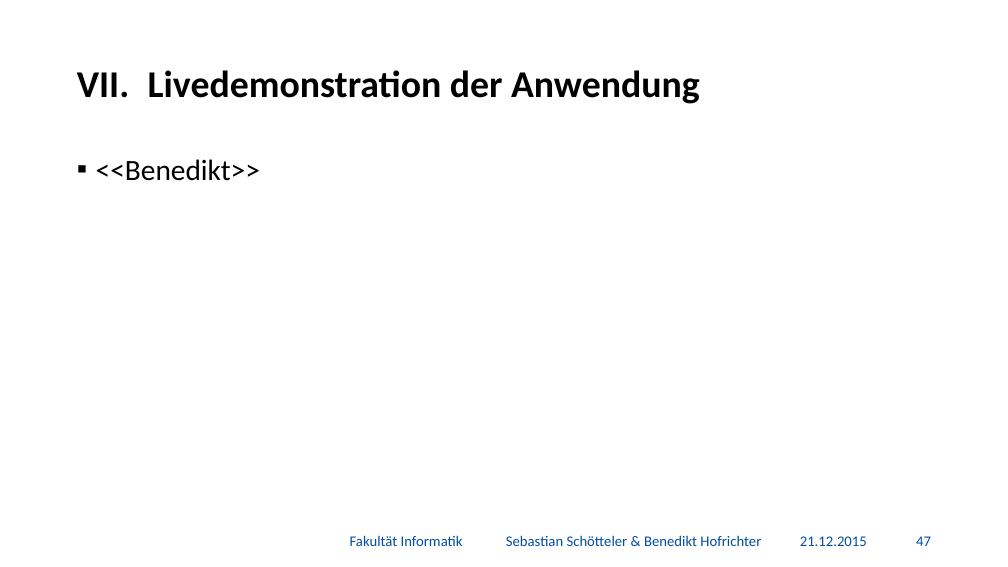
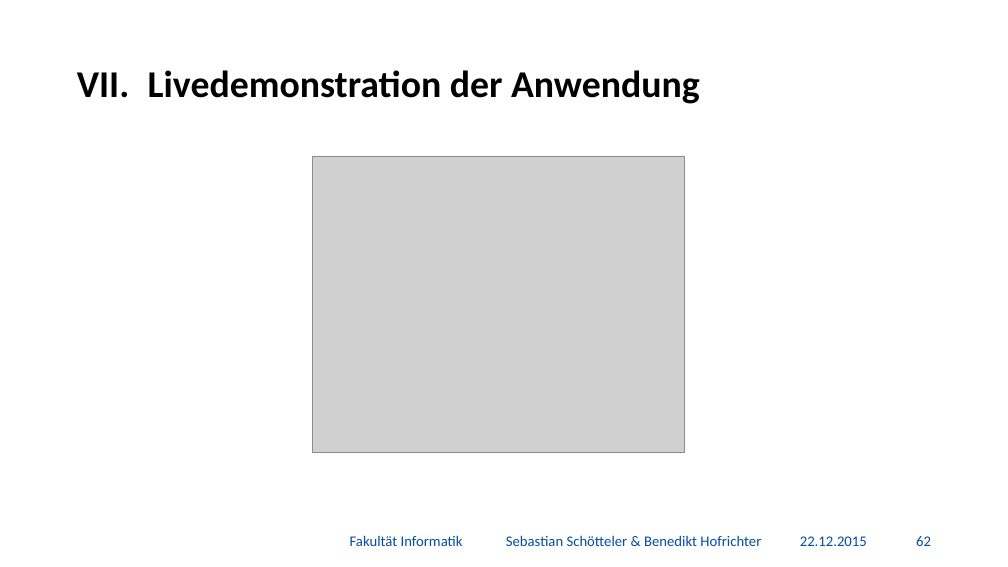
Before and after one commit to BenediktGitGit/soco15, a slide deck: slide 63 of 3b_Vortrag/Präsentation.pptx (slide 48 before the commit). Drawn at 1008x567 pixels with LibreOffice and Linux fonts; fonts in the diff are those of the drawing; grey boxes stand for pictures; background and template pictures are left out. Boxes give left, top, right and bottom in pixels: in the first picture for what was removed or moved away, otherwise in the second. Text is boxed around its words. In the diff, an @@ line names an element or a change of style, - is before the commit and + after.

```diff
--- a/3b_Vortrag/Präsentation.pptx
+++ b/3b_Vortrag/Präsentation.pptx
@@ text removed at (96, 159, 260, 181) @@
-▪ <<Benedikt>>
@@ picture added at (313, 156, 685, 452) @@
@@ text at (800, 536, 867, 546): text changed @@
-21.12.2015
+22.12.2015
@@ page number at (916, 536, 931, 546): text changed @@
-47
+62
```
Also in this commit, not shown: 56 other slides changed, 17 slides added, 2 slides removed, 1 other file.
